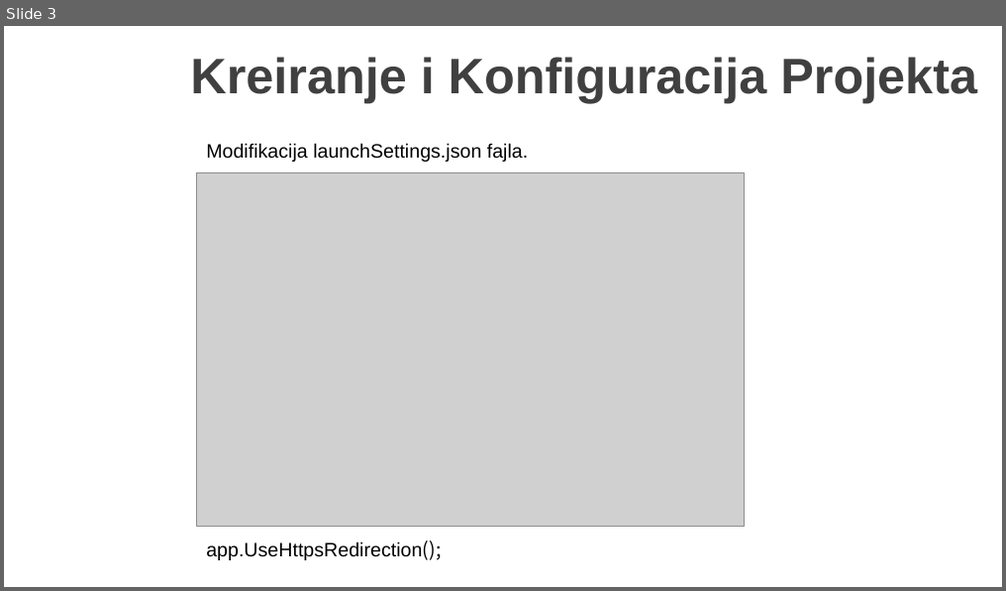
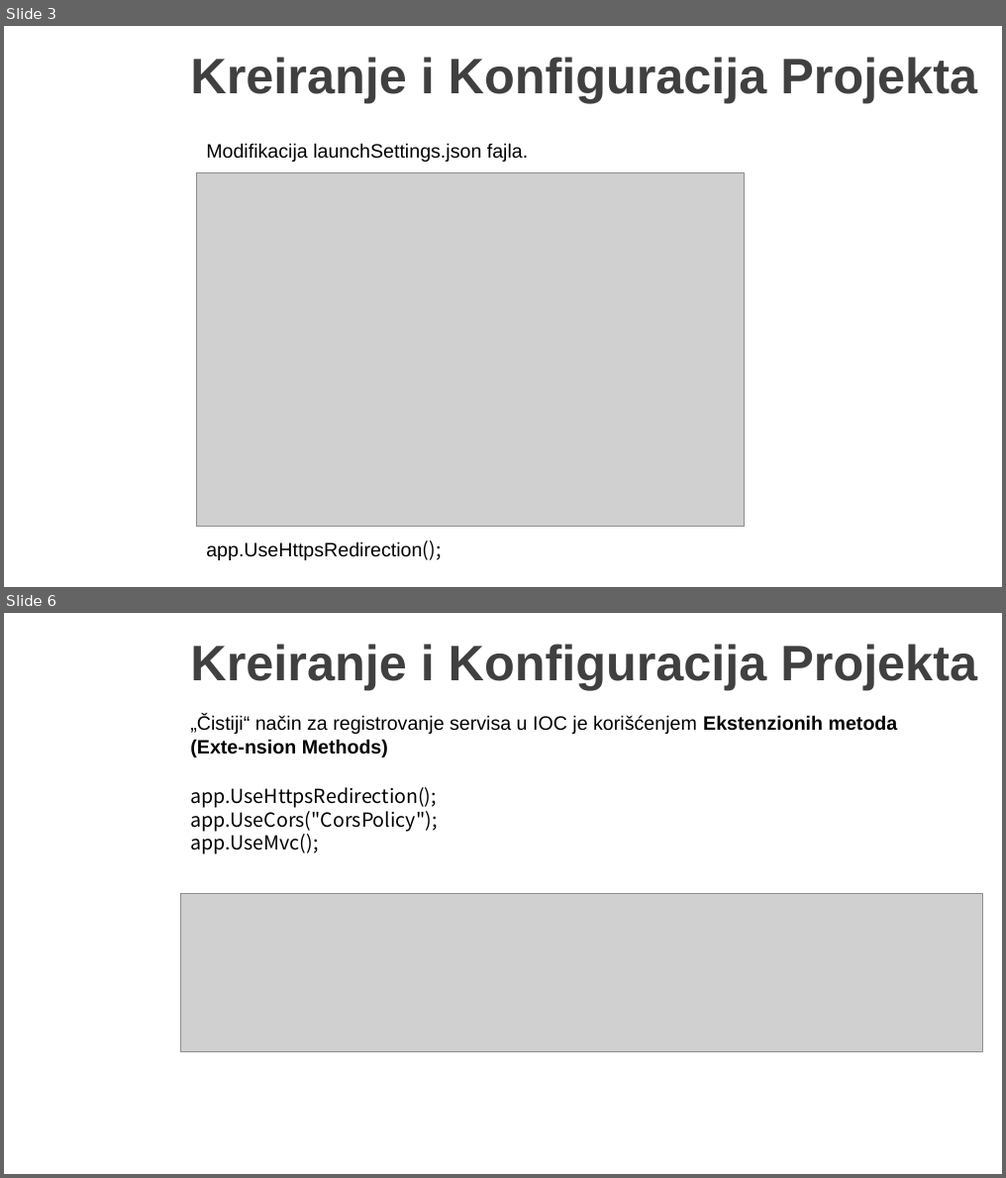
Before and after one commit to MarinkoSpasojevic/predavanje-netcore-angular, a slide deck: .NET Core i Angular Web Dev.pptx. Shown one above the other, each under a label of ours: slide 3 before the commit, slides 3 and 6 after it; the slides between them are not shown. The pictures are 1006x591 and 1006x1178 pixels, drawn with LibreOffice and Linux fonts; fonts in the diff are those of the drawing; grey boxes stand for pictures; background and template pictures are left out. Boxes give left, top, right and bottom in pixels: in the first picture for what was removed or moved away, otherwise in the second. Text is boxed around its words. In the diff, an @@ line names an element or a change of style, - is before the commit and + after.

```diff
--- a/.NET Core i Angular Web Dev.pptx
+++ b/.NET Core i Angular Web Dev.pptx
@@ slide 6 added at <box>4,613,1002,1174</box>, background picture (left out) @@
@@ title added at <box>190,644,977,690</box>, 36 pt, text #404040, bold @@
+Kreiranje i Konfiguracija Projekta
@@ text added at <box>190,715,898,758</box>, 14 pt, text #000000 @@
+„Čistiji“ način za registrovanje servisa u IOC je korišćenjem Ekstenzionih metoda (Exte-nsion Methods)
@@ text added at <box>190,787,437,855</box>, 14 pt, text #000000 @@
+app.UseHttpsRedirection();
+app.UseCors("CorsPolicy");
+app.UseMvc();
@@ picture added at <box>180,893,982,1053</box> @@
```
Also in this commit, not shown: 10 other slides added, 22 other files.
